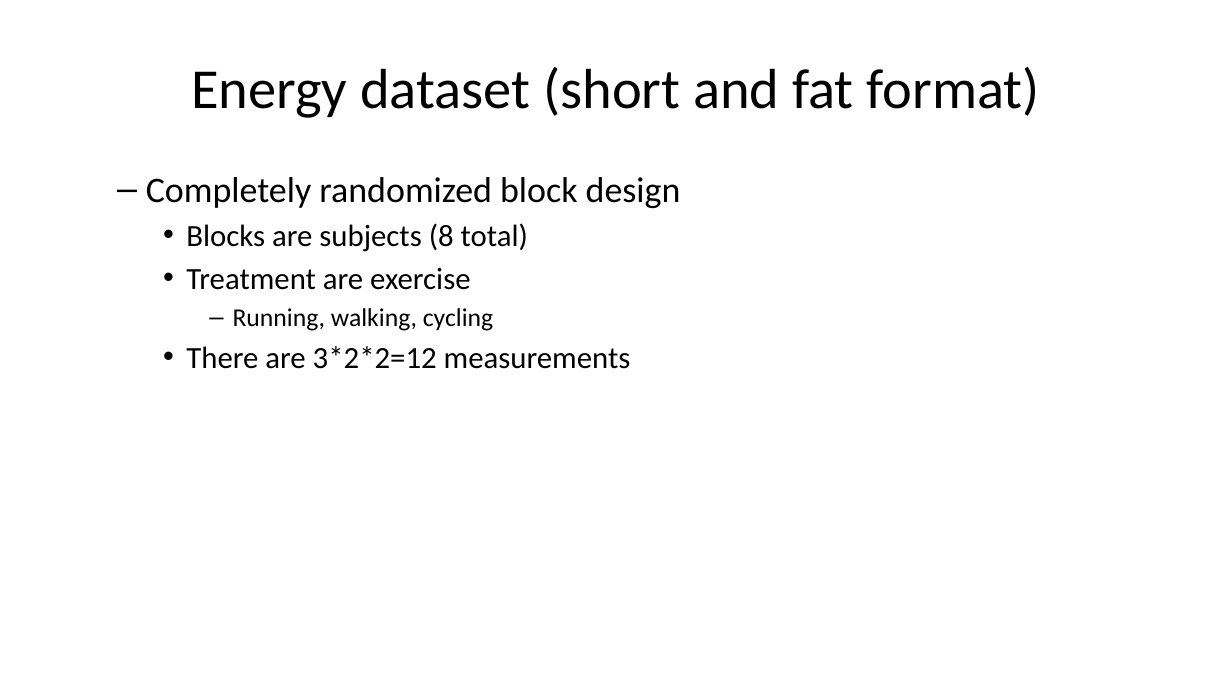
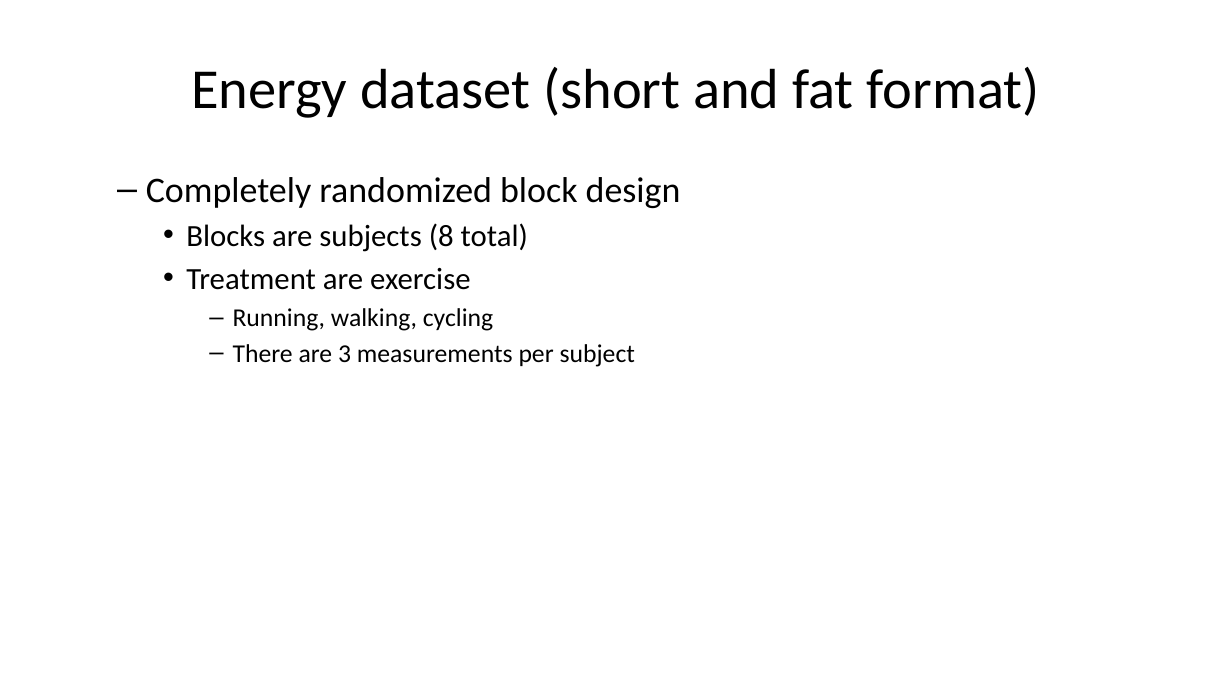
Before and after one commit to pmean/classes, a slide deck: slide 11 of introduction-to-r/results/v06-slides-and-speaker-notes.pptx. Drawn at 1232x693 pixels with LibreOffice and Linux fonts; fonts in the diff are those of the drawing. Boxes give left, top, right and bottom in pixels: in the first picture for what was removed or moved away, otherwise in the second. Text is boxed around its words. In the diff, an @@ line names an element or a change of style, - is before the commit and + after.

```diff
--- a/introduction-to-r/results/v06-slides-and-speaker-notes.pptx
+++ b/introduction-to-r/results/v06-slides-and-speaker-notes.pptx
@@ text at [233,344,635,367]: text changed; size 24 to 20 pt @@
-    • There are 3*2*2=12 measurements
+      – There are 3 measurements per subject
```
Also in this commit, not shown: 4 other slides changed, 2 other files.
